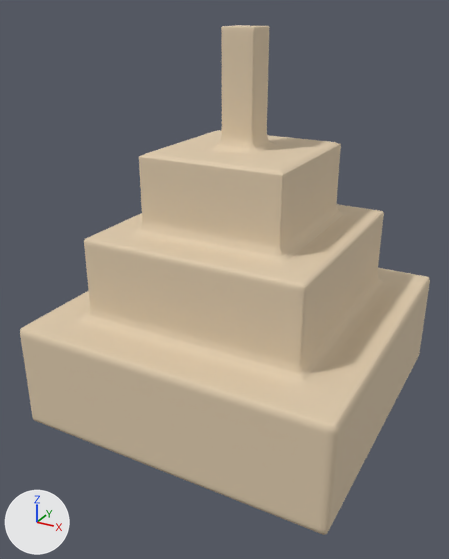
The glTF model apps/quest-universal-qr-scanner/android-mr/app/src/main/assets/models/temple.glb, before and after one commit.
The view is the same before and after, from a 50 mm lens placed at (3.02, -5.92, 4.38), pointed at (-0.07, -0.3, 1.57). Arrows for +X, +Y and +Z are at lower left; the lights stay in place. The first picture is the older version.

The first picture shows 'temple'.
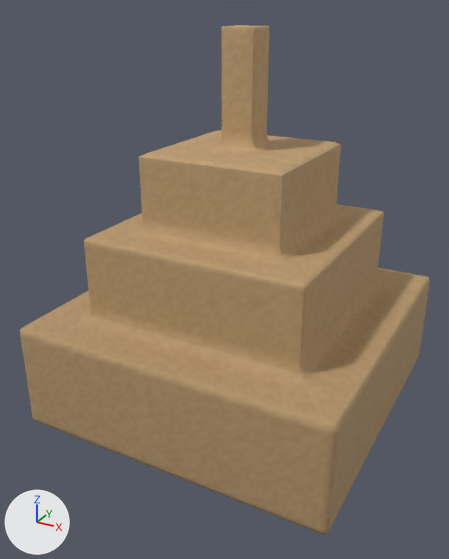
Where the change shows, as pixel boxes [x1, y1, x2, y2] in the pictures (449 x 559 px):
'temple', recoloured (darker): [20, 25, 430, 535] in both

What changed in the scene script:
```text
Change mat_temple_mat:
    where n0 = _N.new('ShaderNodeBsdfPrincipled'); n0.name = 'Principled BSDF'
    remove n0.inputs[0].default_value = (0.74, 0.6, 0.42, 1.0)  # 'Base Color', beige #dfcbad
    n0.inputs[2].default_value: 0.85 -> 0.82  # 'Roughness'
    add n2 = _N.new('ShaderNodeMix'); n2.name = 'Mix'
    add n2.data_type = 'RGBA'
    add n2.blend_type = 'MULTIPLY'
    add n2.inputs[0].default_value = 1.0  # 'Factor'
    add n2.inputs[7].default_value = (0.74, 0.6, 0.42, 1.0)  # 'B', beige #dfcbad
    add n3 = _N.new('ShaderNodeVertexColor'); n3.name = 'Color Attribute'
    add _L.new(n2.outputs[2], n0.inputs[0])  # 'Result' to 'Base Color'
    add _L.new(n3.outputs[0], n2.inputs[6])  # 'Color' to 'A'
Change me_temple:
    where me_temple.from_pydata(...)  # 27808 vertices, 55612 faces; spans x -1.8..1.8, y -1.8..1.8, z 0.0..4.2
    used by ob_temple; location = (0.0, 0.0, 0.0)
    me_temple part 1: vertex colours changed
```
